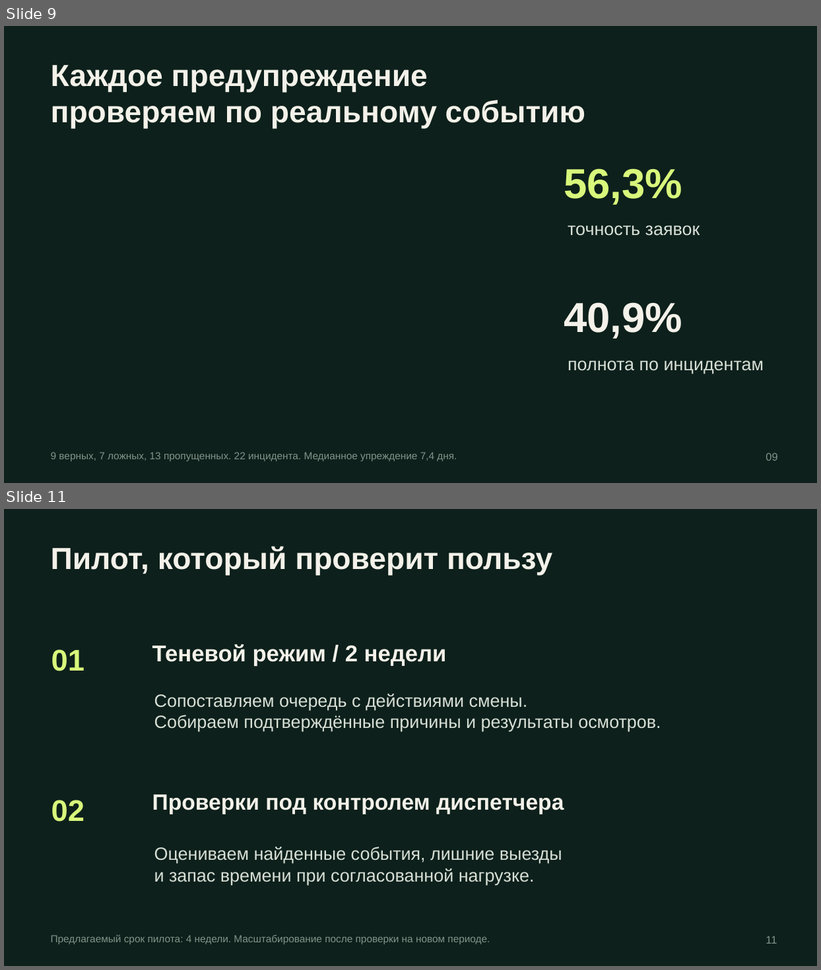
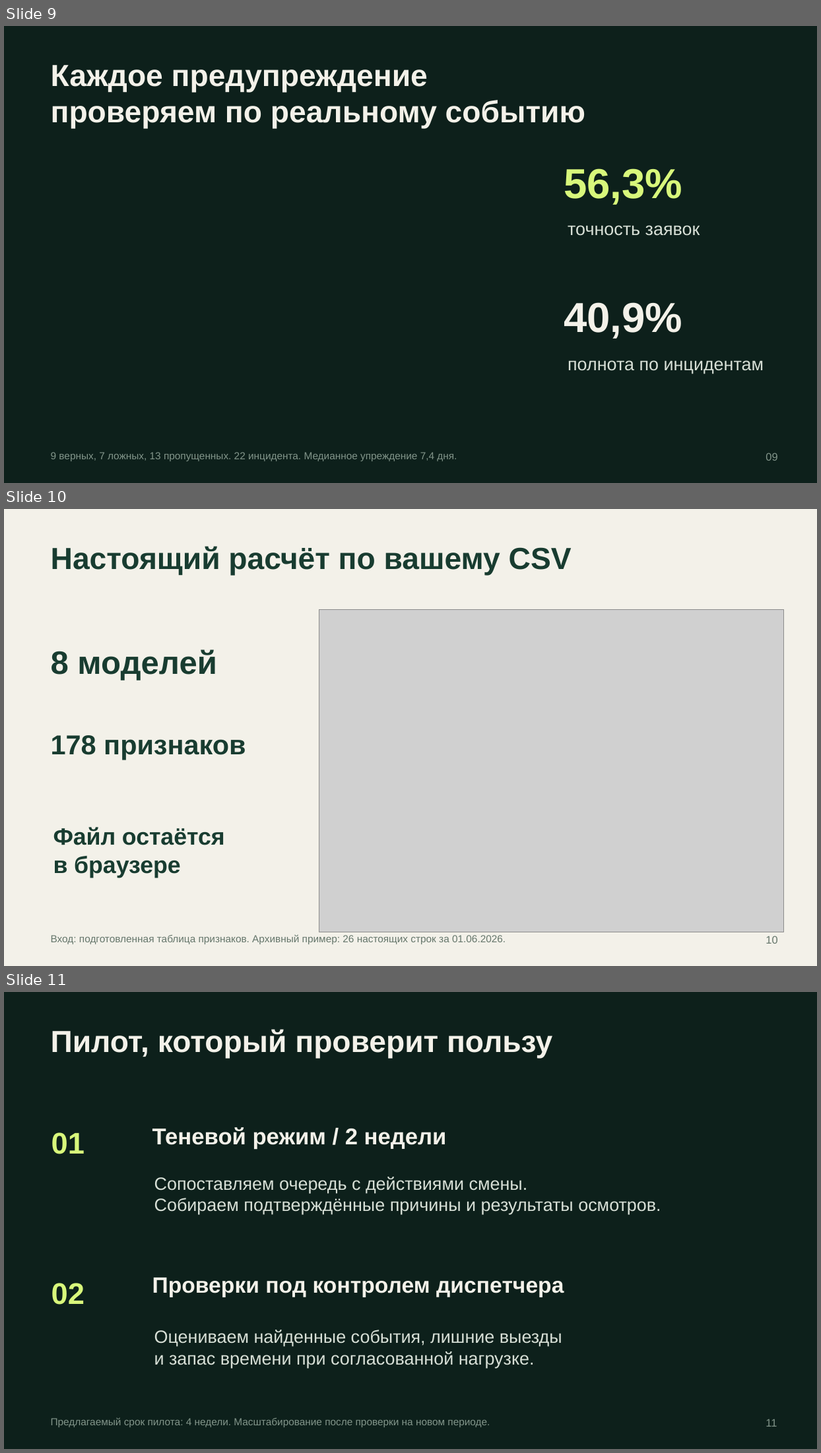
Before and after one commit to mshperling/piket-lct2026-demo, a slide deck: PIKET_LCT2026.pptx. Shown one above the other, each under a label of ours: slides 9 and 11 before the commit, slides 9, 10 and 11 after it; the slides between them are not shown. The pictures are 821x970 and 821x1453 pixels, drawn with LibreOffice and Linux fonts; fonts in the diff are those of the drawing; grey boxes stand for pictures. Boxes give left, top, right and bottom in pixels: in the first picture for what was removed or moved away, otherwise in the second. Text is boxed around its words. In the diff, an @@ line names an element or a change of style, - is before the commit and + after.

```diff
--- a/PIKET_LCT2026.pptx
+++ b/PIKET_LCT2026.pptx
@@ slide 10 added at <box>4,509,817,966</box>, background #F3F1E9 @@
@@ text added at <box>51,546,572,575</box>, 36 pt, text #183C30, bold @@
+Настоящий расчёт по вашему CSV
@@ picture added at <box>319,609,784,932</box> @@
@@ text added at <box>51,650,217,681</box>, 38.2 pt, text #183C30, bold @@
+8 моделей
@@ text added at <box>51,735,246,760</box>, 32.2 pt, text #183C30, bold @@
+178 признаков
@@ text added at <box>54,827,225,878</box>, 27.8 pt, text #183C30, bold @@
+Файл остаётся
+в браузере
@@ text added at <box>51,935,506,945</box>, 12 pt, text #65766B @@
+Вход: подготовленная таблица признаков. Архивный пример: 26 настоящих строк за 01.06.2026.
@@ text added at <box>766,936,778,944</box>, 12.8 pt, text #65766B @@
+10
```
Also in this commit, not shown: 1 slide changed, 1 other slide added, 2 slides removed, 8 other files.
